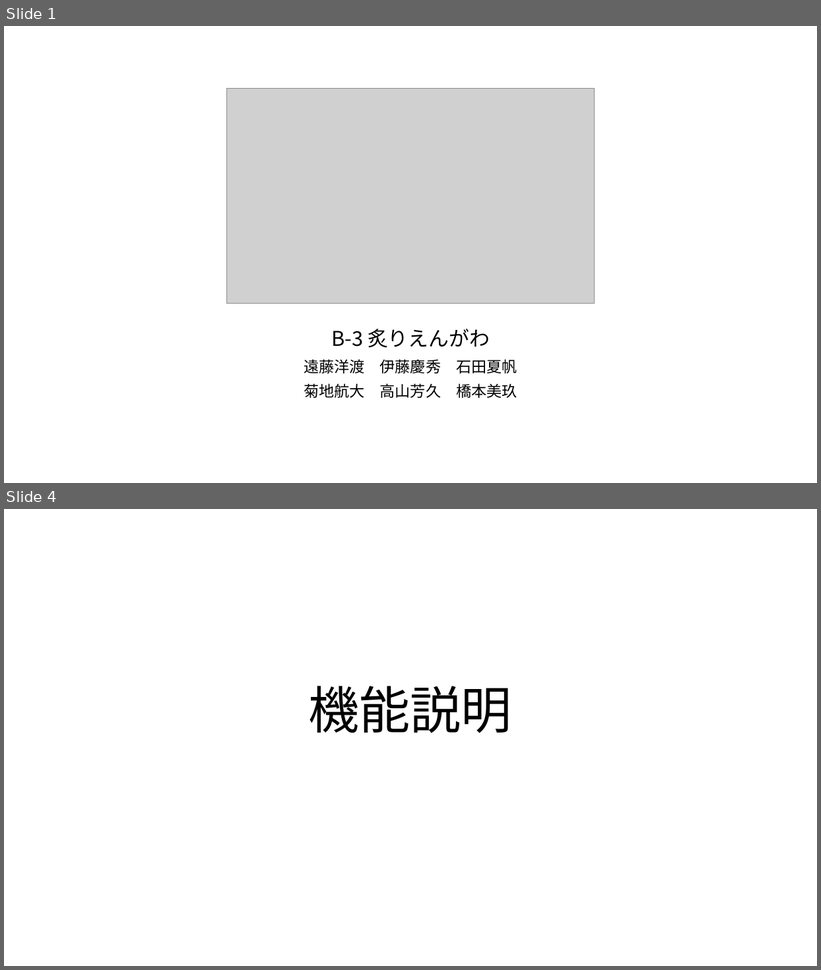
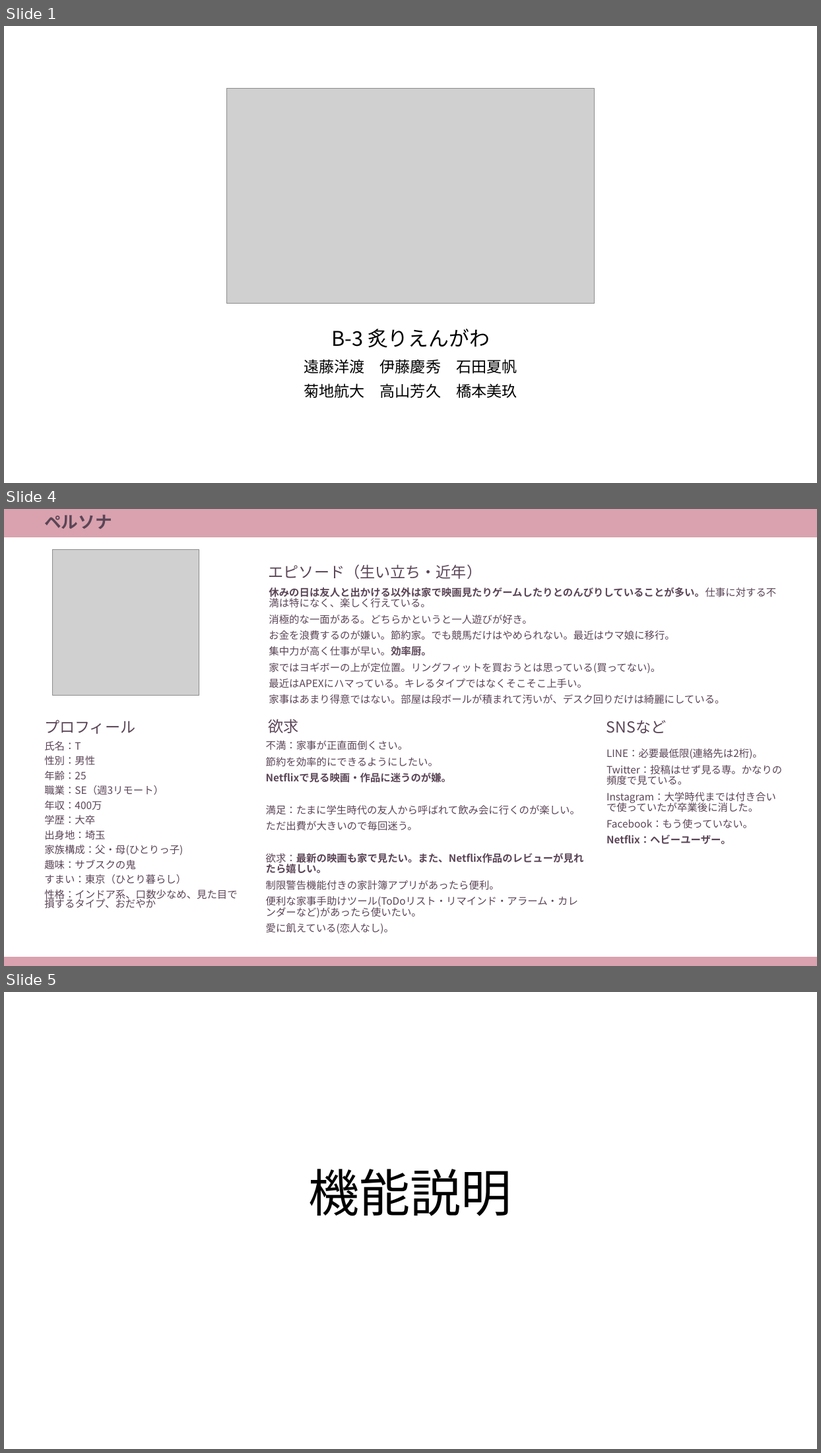
Before and after one commit to dojo2022/B-3, a slide deck: doc/B3炙りえんがわ_成果発表会資料.pptx. Shown one above the other, each under a label of ours: slides 1 and 4 before the commit, slides 1, 4 and 5 after it; the slides between them are not shown. The pictures are 821x970 and 821x1453 pixels, drawn with LibreOffice and Linux fonts; fonts in the diff are those of the drawing; grey boxes stand for pictures. Boxes give left, top, right and bottom in pixels: in the first picture for what was removed or moved away, otherwise in the second. Text is boxed around its words. In the diff, an @@ line names an element or a change of style, - is before the commit and + after.

Commit message:
発表資料テンプレート暫定版

```diff
--- a/doc/B3炙りえんがわ_成果発表会資料.pptx
+++ b/doc/B3炙りえんがわ_成果発表会資料.pptx
@@ slide 4 added at bbox=[4, 509, 817, 966], background #FFFFFF @@
@@ rectangle added at bbox=[4, 509, 817, 537], fill #D9A2AE @@
@@ title added at bbox=[44, 515, 112, 529], 20 pt, text #5A4556, bold @@
+ペルソナ
@@ picture added at bbox=[53, 549, 199, 696] @@
@@ text added at bbox=[269, 564, 482, 579], 18 pt, text #5A4556 @@
+エピソード（生い立ち・近年）
@@ text added at bbox=[269, 588, 776, 704], 12 pt, text #5A4556 @@
+休みの日は友人と出かける以外は家で映画見たりゲームしたりとのんびりしていることが多い。仕事に対する不満は特になく、楽しく行えている。
+消極的な一面がある。どちらかというと一人遊びが好き。
+お金を浪費するのが嫌い。節約家。でも競馬だけはやめられない。最近はウマ娘に移行。
+集中力が高く仕事が早い。効率厨。
+家ではヨギボーの上が定位置。リングフィットを買おうとは思っている(買ってない)。
+最近はAPEXにハマっている。キレるタイプではなくそこそこ上手い。
+家事はあまり得意ではない。部屋は段ボールが積まれて汚いが、デスク回りだけは綺麗にしている。
@@ text added at bbox=[44, 720, 135, 734], 18 pt, text #5A4556 @@
+プロフィール
@@ text added at bbox=[269, 719, 299, 733], 18 pt, text #5A4556 @@
+欲求
@@ text added at bbox=[607, 720, 666, 733], 18 pt, text #5A4556 @@
+SNSなど
@@ text added at bbox=[44, 741, 237, 908], 12 pt, text #5A4556 @@
+氏名：T
+性別：男性
+年齢：25
+職業：SE（週3リモート）
+年収：400万
+学歴：大卒
+出身地：埼玉
+家族構成：父・母(ひとりっ子)
+趣味：サブスクの鬼
+すまい：東京（ひとり暮らし）
+性格：インドア系、口数少なめ、見た目で損するタイプ、おだやか
@@ text added at bbox=[266, 741, 584, 934], 12 pt, text #5A4556 @@
+不満：家事が正直面倒くさい。
+節約を効率的にできるようにしたい。
+Netflixで見る映画・作品に迷うのが嫌。
+満足：たまに学生時代の友人から呼ばれて飲み会に行くのが楽しい。
+ただ出費が大きいので毎回迷う。
+欲求：最新の映画も家で見たい。また、Netflix作品のレビューが見れたら嬉しい。
+制限警告機能付きの家計簿アプリがあったら便利。
+便利な家事手助けツール(ToDoリスト・リマインド・アラーム・カレンダーなど)があったら使いたい。
+愛に飢えている(恋人なし)。
@@ text added at bbox=[607, 749, 782, 844], 12 pt, text #5A4556 @@
+LINE：必要最低限(連絡先は2桁)。
+Twitter：投稿はせず見る専。かなりの頻度で見ている。
+Instagram：大学時代までは付き合いで使っていたが卒業後に消した。
+Facebook：もう使っていない。
+Netflix：ヘビーユーザー。
@@ rectangle added at bbox=[4, 957, 817, 966], fill #D9A2AE @@
@@ what was slide 4 is now slide 5 @@
```
Also in this commit, not shown: 2 slides changed, 1 other slide added.
